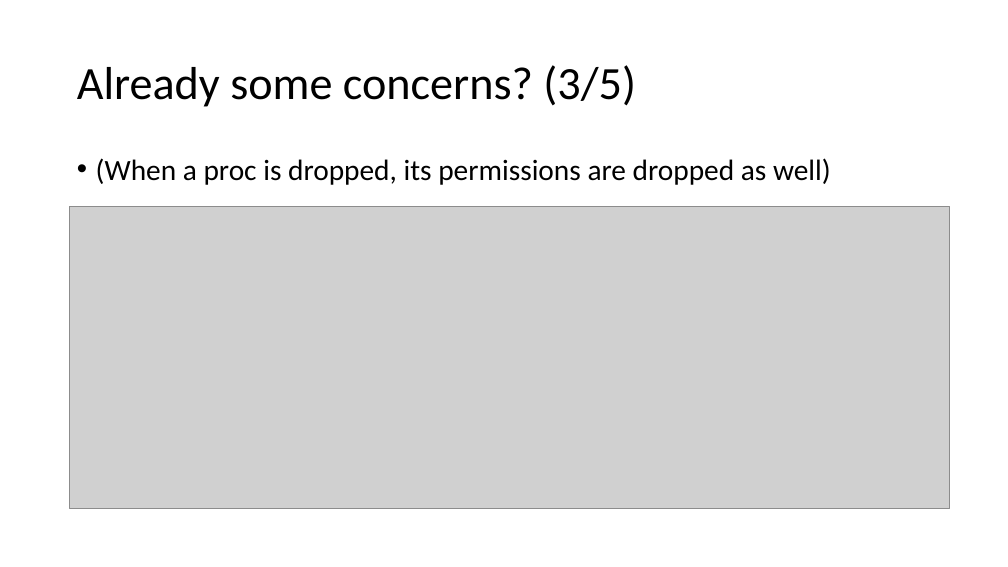
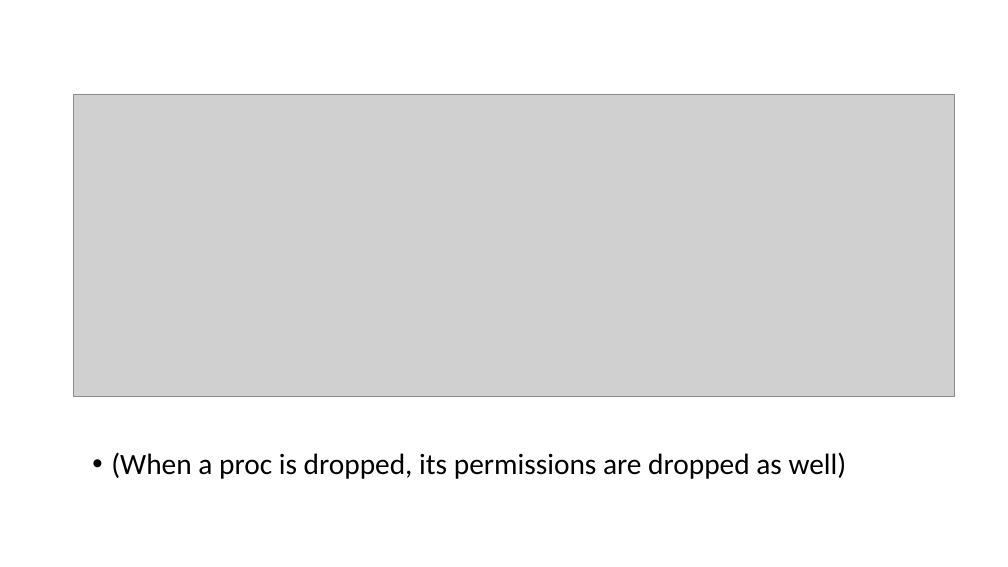
Before and after one commit to jbfoushee/MyPresentations, a slide deck: slide 17 of Datatables_and_Dataframes_to_SQL_Procs/User-defined Table Types.pptx. Drawn at 1008x567 pixels with LibreOffice and Linux fonts; fonts in the diff are those of the drawing; grey boxes stand for pictures. Boxes give left, top, right and bottom in pixels: in the first picture for what was removed or moved away, otherwise in the second. Text is boxed around its words. In the diff, an @@ line names an element or a change of style, - is before the commit and + after.

```diff
--- a/Datatables_and_Dataframes_to_SQL_Procs/User-defined Table Types.pptx
+++ b/Datatables_and_Dataframes_to_SQL_Procs/User-defined Table Types.pptx
@@ title removed at <box>77,65,636,107</box> @@
-Already some concerns? (3/5)
@@ picture: place and size @@
-picture at <box>70,206,951,509</box>
+picture at <box>74,94,955,396</box>
@@ text "(When a proc is dropped, ...": place and size @@
-text "(When a proc is dropped, ..." at <box>96,158,831,185</box>
+text "(When a proc is dropped, ..." at <box>111,452,847,479</box>
```
Also in this commit, not shown: 17 other slides changed, 1 slide added, 1 slide removed.
